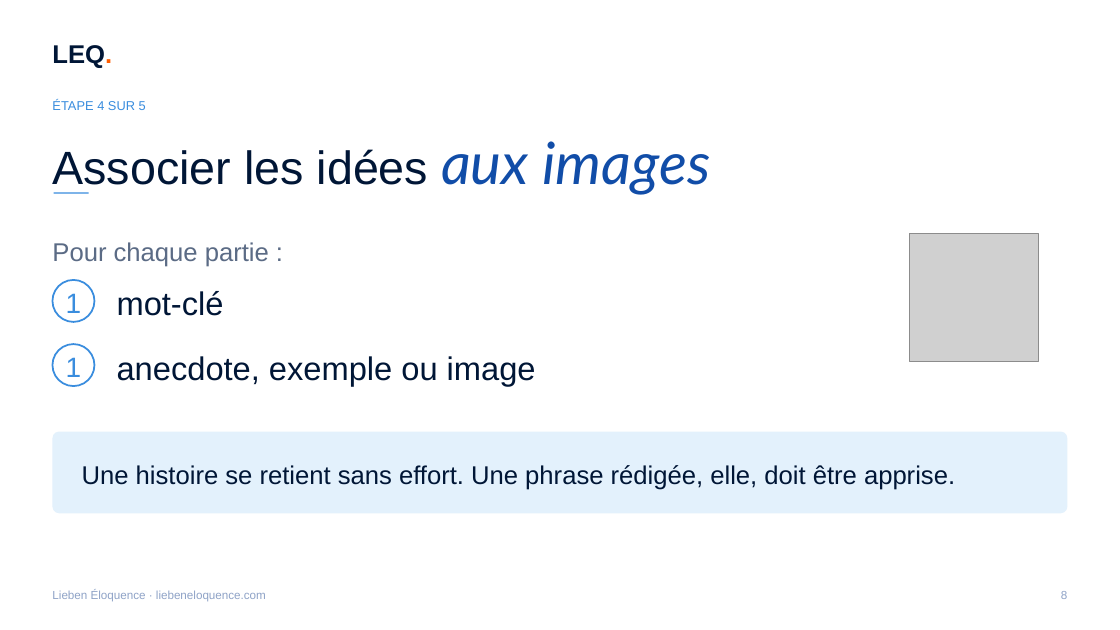
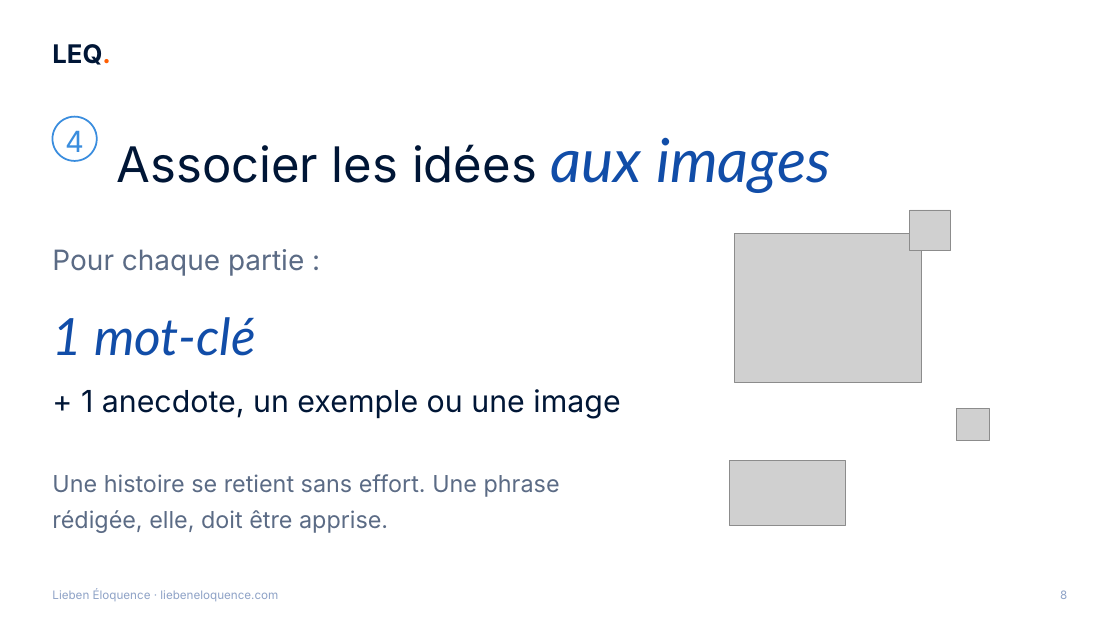
Before and after one commit to ahiale/liebeneloquence-site, a slide deck: slide 8 of communication/atelier/LEQ-capsule-squelette.pptx. Drawn at 1120x630 pixels with LibreOffice and Linux fonts; fonts in the diff are those of the drawing; grey boxes stand for pictures; background and template pictures are left out. Boxes give left, top, right and bottom in pixels: in the first picture for what was removed or moved away, otherwise in the second. Text is boxed around its words. In the diff, an @@ line names an element or a change of style, - is before the commit and + after.

```diff
--- a/communication/atelier/LEQ-capsule-squelette.pptx
+++ b/communication/atelier/LEQ-capsule-squelette.pptx
@@ ellipse moved from (x1=52, y1=280, x2=94, y2=322) to (x1=52, y1=117, x2=97, y2=161) @@
@@ text removed at (x1=52, y1=100, x2=146, y2=110) @@
-ÉTAPE 4 SUR 5
@@ text "Associer les idées aux images" moved from (x1=52, y1=141, x2=711, y2=195) to (x1=117, y1=137, x2=830, y2=193) @@
@@ text "Associer les idées aux images" at (x1=117, y1=137, x2=830, y2=193): size 40 to 42 pt, font Arial to Inter in "Associer les idées"; size 50 to 52 pt in "aux images" @@
@@ text added at (x1=65, y1=130, x2=84, y2=152), 25 pt, text #3A8DDE @@
+4
@@ rectangle removed at (x1=54, y1=192, x2=89, y2=193) @@
@@ picture added at (x1=735, y1=234, x2=922, y2=383) @@
@@ picture removed at (x1=910, y1=234, x2=1038, y2=362) @@
@@ picture added at (x1=910, y1=210, x2=951, y2=251) @@
@@ text at (x1=52, y1=249, x2=304, y2=276): size 22 to 24 pt, font Arial to Inter in "Pour chaque partie :"; line spacing 1.1 to 1.45 @@
@@ text removed at (x1=66, y1=293, x2=82, y2=313) @@
-1
@@ text removed at (x1=117, y1=291, x2=224, y2=316) @@
-mot-clé
@@ text at (x1=52, y1=317, x2=620, y2=419): paragraphs added @@
+1 mot-clé
++ 1 anecdote, un exemple ou une image
@@ ellipse removed at (x1=52, y1=344, x2=94, y2=386) @@
@@ text removed at (x1=66, y1=357, x2=82, y2=377) @@
-1
@@ text removed at (x1=117, y1=356, x2=536, y2=386) @@
-anecdote, exemple ou image
@@ picture added at (x1=957, y1=408, x2=990, y2=441) @@
@@ rounded rectangle removed at (x1=52, y1=432, x2=1067, y2=513) @@
@@ text "Une histoire se retient sans ..." moved from (x1=82, y1=465, x2=955, y2=490) to (x1=52, y1=474, x2=560, y2=533) @@
@@ text "Une histoire se retient sans ..." at (x1=52, y1=474, x2=560, y2=533): size 22 to 20 pt, font Arial to Inter, text colour #001636 to #5B6B85; line spacing 1.1 to 1.3; vertical alignment middle to top @@
@@ picture added at (x1=729, y1=461, x2=846, y2=526) @@
@@ font Arial to Inter in 3 elements at (x1=52, y1=44, x2=110, y2=65), (x1=52, y1=589, x2=278, y2=601), (x1=1060, y1=590, x2=1067, y2=599) @@
```
Also in this commit, not shown: 11 other slides changed, 43 other files.
